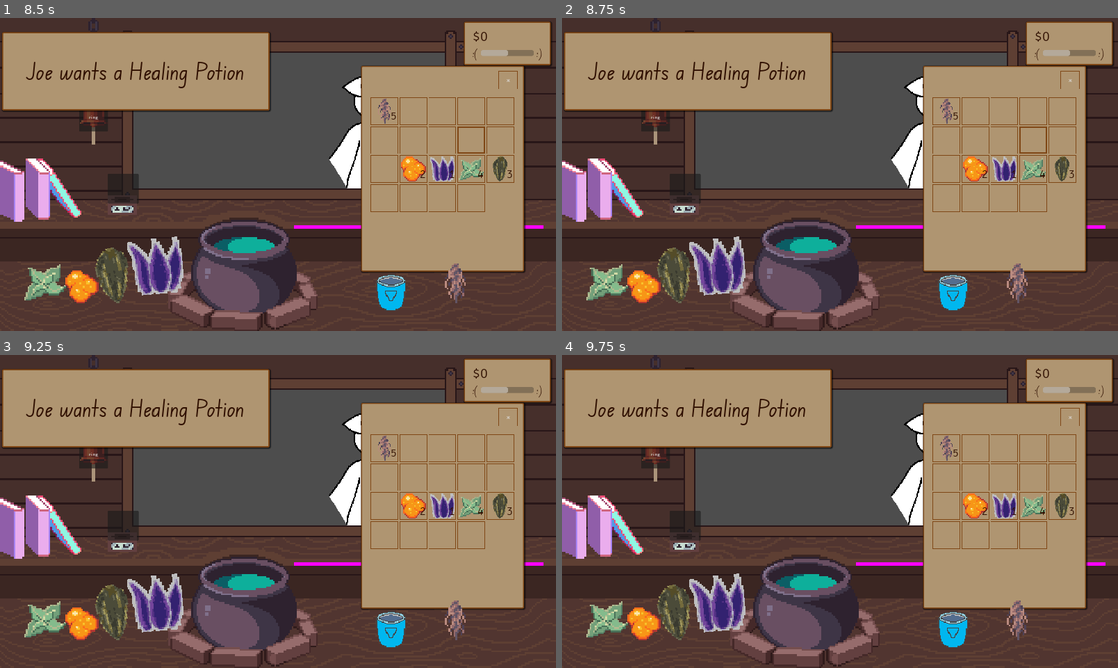
Above: before the commit, frames 1-4 (two rows, left to right).
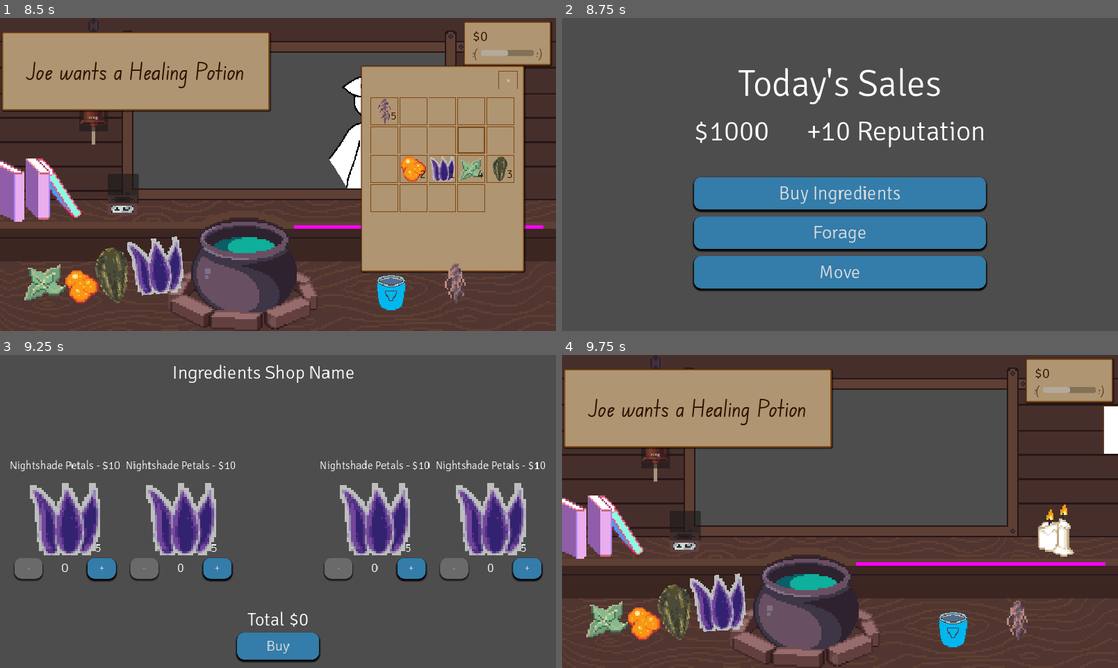
Above: after the commit, the same moments.

Repository: HuskyGameDev/2024s-team3
Game: Godot game, scene res://Scenes/UI/Title.tscn
Same seed, same stepped clock (60 frames per second), same inputs: the game is played once before the commit and once after it.
Inputs (mouse positions are in pixels of both pictures, inside the frame that each line leads up to):
- Up to frame 1 (8.5 s): click "Start" at 0.5 s; click (550, 93) at 1.25 s; click (383, 111) at 2 s; click (411, 111) at 2.75 s; click (444, 111) at 3.5 s; click (472, 111) at 4.25 s; click (500, 111) at 5 s; click (383, 140) at 5.75 s; click (411, 140) at 6.5 s; click (444, 140) at 7.25 s; click (472, 140) at 8 s
- Up to frame 2 (8.75 s): no input
- Up to frame 3 (9.25 s): click (278, 530) at 8.75 s, where only the run after the commit has a clickable "Buy Ingredients"
- Up to frame 4 (9.75 s): click (840, 646) at 9.5 s, where only the run after the commit has a clickable "Buy"

Frame 1 is identical in both runs. In frame 2, 88% of the frame differs, in the area x 0-100%, y 0-100%; in frame 3, 87%; in frame 4, 21%.

Commit message:
don't progress time during main menu

Diff:
--- a/Scenes/UI/Title.gd
+++ b/Scenes/UI/Title.gd
@@ -2,6 +2,7 @@
 
 # Called when the node enters the scene tree for the first time.
 func _ready():
+	GameTime.stop()
 	pass # Replace with function body.
 
 
--- a/Scripts/Singletons/GameTime.gd
+++ b/Scripts/Singletons/GameTime.gd
@@ -2,7 +2,7 @@
 
 const STORE_OPEN_TIME = 9;
 const STORE_CLOSE_TIME = 17;
-const GAME_TIME_SCALE = 60; # The number of irl seconds per 1 in game hour
+const GAME_TIME_SCALE = 1; # The number of irl seconds per 1 in game hour
 
 signal end_of_day;
 signal start_of_day;
@@ -14,7 +14,6 @@
 	self.connect("timeout", _on_timer_timeout);
 	self.connect("end_of_day", _on_end_of_day);
 	self.connect("start_of_day", _on_start_of_day);
-	start_of_day.emit();
 
 func _on_timer_timeout():
 	hour = hour + 1;
@@ -28,3 +27,6 @@
 func _on_start_of_day():
 	hour = STORE_OPEN_TIME;
 	self.start(GAME_TIME_SCALE);
+
+func start_day():
+	start_of_day.emit();
--- a/Scripts/main.gd
+++ b/Scripts/main.gd
@@ -4,7 +4,7 @@
 var IngredientScene = preload("res://Scenes/Ingredient.tscn")
 
 func _ready():
-
+	GameTime.start_day()
 	GameTime.end_of_day.connect(func(): get_tree().change_scene_to_file("res://Scenes/Screens/NightMenu.tscn"));
 	var drawer = get_node("Drawer-inventory")
 	var pedestal = get_node("Pedestal")
Not shown: 1 places in Scenes/UI/Title.tscn that only renumber resources
